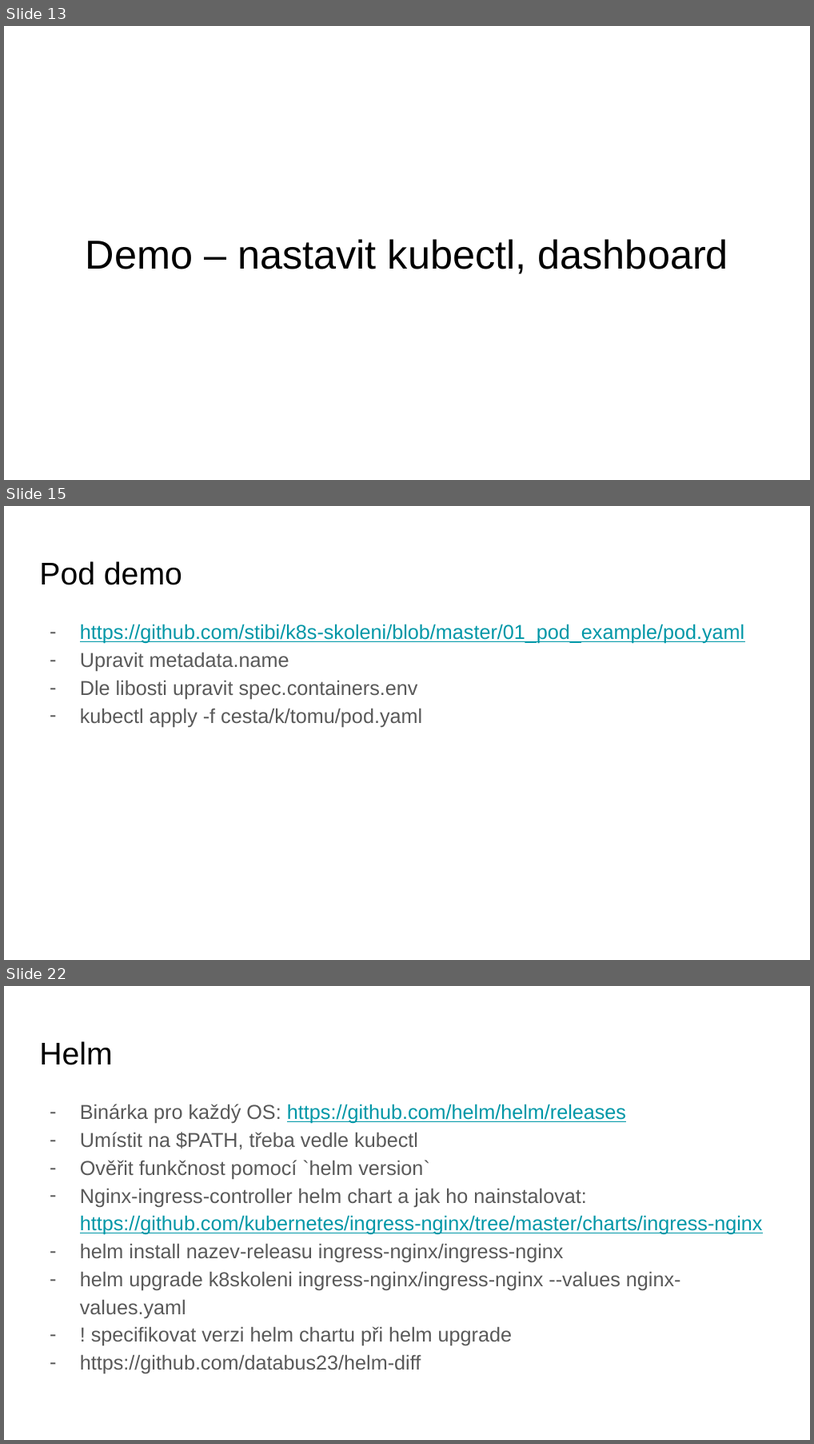
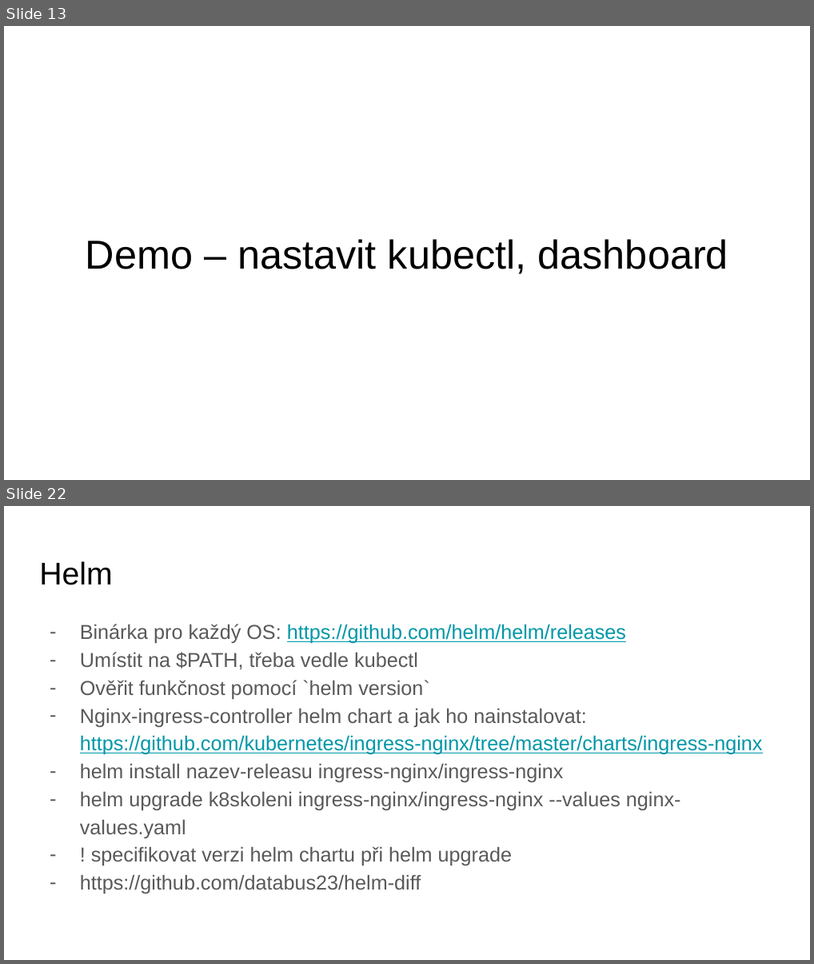
Before and after one commit to sqn-sources/kubernetes-workshop, a slide deck: k8s školení.pptx. Shown one above the other, each under a label of ours: slides 13, 15 and 22 before the commit, slides 13 and 22 after it; the slides between them are not shown. The pictures are 814x1444 and 814x964 pixels, drawn with LibreOffice and Linux fonts; fonts in the diff are those of the drawing; background and template pictures are left out. Boxes give left, top, right and bottom in pixels: in the first picture for what was removed or moved away, otherwise in the second. Text is boxed around its words. In the diff, an @@ line names an element or a change of style, - is before the commit and + after.

```diff
--- a/k8s školení.pptx
+++ b/k8s školení.pptx
@@ slide 15 removed at (4,506,810,960), background #FFFFFF @@
@@ title removed at (39,561,182,585) @@
-Pod demo
@@ text removed at (80,624,745,727) @@
-– https://github.com/stibi/k8s-skoleni/blob/master/01_pod_example/pod.yaml
-– Upravit metadata.name
-– Dle libosti upravit spec.containers.env
-– kubectl apply -f cesta/k/tomu/pod.yaml
```
Also in this commit, not shown: 4 slides changed, 5 slides added, 8 other slides removed, 10 other files.
